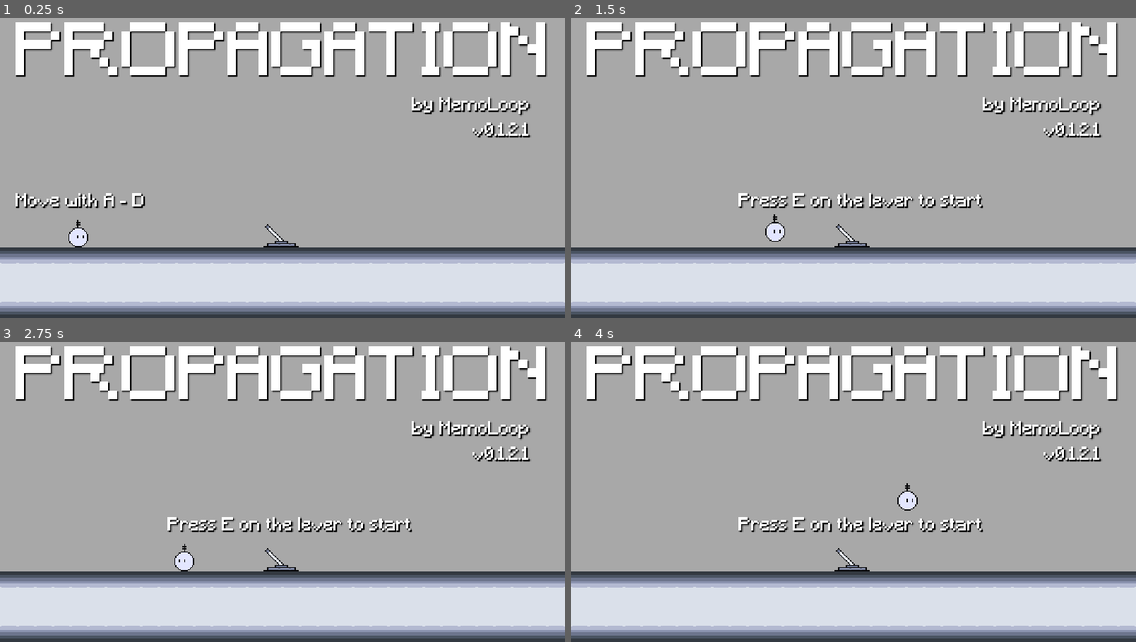
Above: before the commit, frames 1-4 (two rows, left to right).
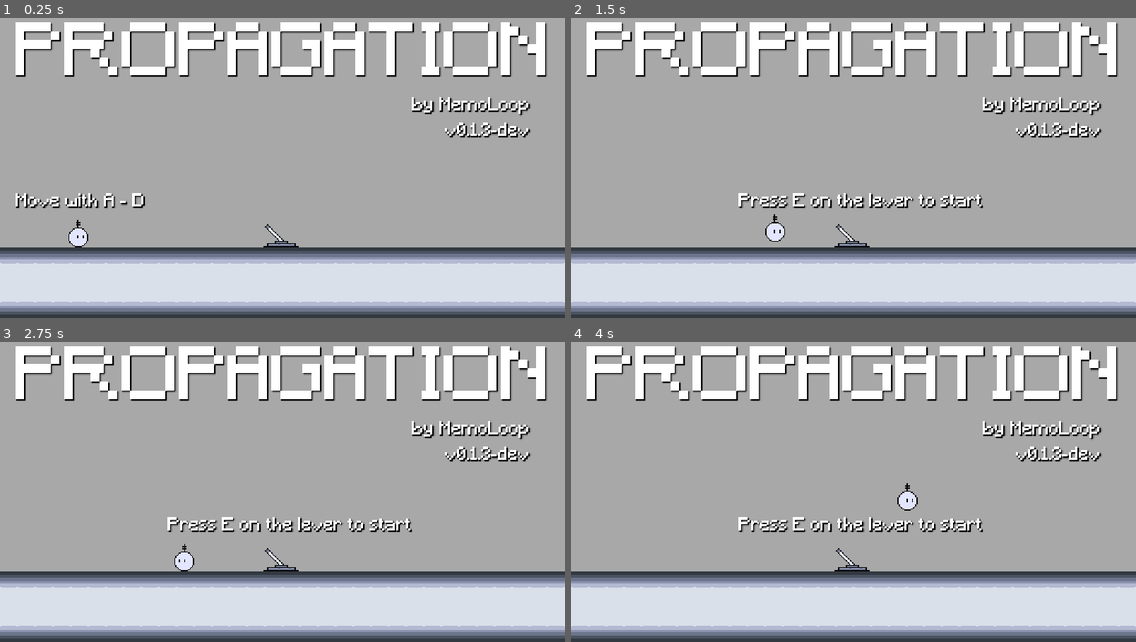
Above: after the commit, the same moments.

Repository: memoloop/ld-59
Game: Godot game, scene res://scenes/title_screen/title_screen.tscn
Two runs of this game, one before a commit and one after it. Both use one fixed random seed, a clock stepped at 60 frames per second and the inputs below.
Inputs:
- Up to frame 1 (0.25 s): no input
- Up to frame 2 (1.5 s): tap Enter at 0.5 s; hold Q (emit_signal) 0.53-1.28 s; hold D (move_right) from 0.53 s (still down); tap Space (jump) at 0.77 s; tap E (interact) at 1.25, 1.35 s
- Up to frame 3 (2.75 s): tap Space (jump) at 1.52 s; tap E (interact) at 2 s; release D (move_right) at 2.03 s; hold A (move_left) from 2.03 s (still down); hold Q (emit_signal) from 2.03 s (still down)
- Up to frame 4 (4 s): tap E (interact) at 2.75, 2.85, 3.5 s; release A (move_left) at 2.78 s; release Q (emit_signal) at 2.78 s; hold D (move_right) from 2.78 s (still down); tap Space (jump) at 3.02, 3.77 s; hold Q (emit_signal) from 3.53 s (still down)

The runs differ from the first frame. In frame 1, 0.5% of the frame differs, in the area x 78-94%, y 34-40%; in frame 2, 0.5%; in frame 3, 0.5%; in frame 4, 0.5%.

Commit message:
feat player die if stuck in the wall

Diff:
--- a/entities/wall/wall.gd
+++ b/entities/wall/wall.gd
@@ -10,9 +10,9 @@
 var raised_position_coord: float
 @export var movement: Movement = Movement.VERTICAL
 
+@onready var death_zone: DeathZone = $DeathZone
+
 var property_to_change: NodePath
-
-var is_open: bool = false
 
 var tween: Tween
 
@@ -35,7 +35,10 @@
 		tween.kill()
 	tween = create_tween()
 
-	if active:
+	if active: # Open the wall
+		death_zone.get_collision_shape().set_deferred("disabled", true)
 		tween.tween_property(self, property_to_change, raised_position_coord, 3.0)
-	else:
+	else: # Close the wall
 		tween.tween_property(self, property_to_change, start_position_coord, 3.0)
+		await tween.finished
+		death_zone.get_collision_shape().set_deferred("disabled", false)
--- a/entities/wall/wall.tscn
+++ b/entities/wall/wall.tscn
@@ -2,9 +2,12 @@
 
 [ext_resource type="Script" uid="uid://l6pq2r6wnek7" path="res://entities/wall/wall.gd" id="1_2jwxi"]
 [ext_resource type="Texture2D" uid="uid://drpdad65dbdux" path="res://assets/images/wall.png" id="1_ndby4"]
+[ext_resource type="Script" uid="uid://ddex005pxcfs2" path="res://scripts/death_zone.gd" id="3_0n2nn"]
 
 [sub_resource type="RectangleShape2D" id="RectangleShape2D_ndby4"]
 size = Vector2(32, 64)
+
+[sub_resource type="RectangleShape2D" id="RectangleShape2D_0xaov"]
 
 [node name="Wall" type="AnimatableBody2D" unique_id=26372109]
 z_index = -1
@@ -17,3 +20,11 @@
 [node name="CollisionShape2D" type="CollisionShape2D" parent="." unique_id=1210070679]
 position = Vector2(0, -32)
 shape = SubResource("RectangleShape2D_ndby4")
+
+[node name="DeathZone" type="Area2D" parent="." unique_id=1755738554]
+script = ExtResource("3_0n2nn")
+metadata/_custom_type_script = "uid://ddex005pxcfs2"
+
+[node name="CollisionShape2D" type="CollisionShape2D" parent="DeathZone" unique_id=1270784991]
+shape = SubResource("RectangleShape2D_0xaov")
+disabled = true
--- a/project.godot
+++ b/project.godot
@@ -11,7 +11,7 @@
 [application]
 
 config/name="Propagation"
-config/version="0.1.2.1"
+config/version="0.1.3-dev"
 run/main_scene="uid://bt1j3uvqp3xai"
 config/features=PackedStringArray("4.6", "GL Compatibility")
 boot_splash/show_image=false
@@ -20,6 +20,7 @@
 [autoload]
 
 StateMachine="*uid://fbqyi23f0iya"
+Debug="*uid://i4ajxkfjaw7s"
 
 [display]
 
--- a/scenes/title_screen/title_screen.gd
+++ b/scenes/title_screen/title_screen.gd
@@ -13,4 +13,4 @@
 	get_tree().change_scene_to_file("res://scenes/game/game.tscn")
 
 func _ready():
-	version_label.text = "v" + ProjectSettings.get_setting("application/config/version")
+	version_label.text = "v" + Utils.get_version()
--- /dev/null
+++ b/scripts/Debug.gd
@@ -0,0 +1,8 @@
+extends Node
+# Autoload
+
+func _ready() -> void:
+    # If the version is in development, mute all audio
+    # I like listening music when I code...
+    if Utils.get_version().contains("-dev"):
+        AudioServer.set_bus_mute(0, true)
--- a/scripts/Utils.gd
+++ b/scripts/Utils.gd
@@ -32,3 +32,6 @@
 		get_children_from_type(child, type)
 
 	return temp_out
+
+static func get_version() -> String:
+	return ProjectSettings.get_setting("application/config/version")
--- a/scripts/death_zone.gd
+++ b/scripts/death_zone.gd
@@ -4,9 +4,17 @@
 signal game_over
 
 func _ready():
-    body_entered.connect(_on_body_entered)
+	body_entered.connect(_on_body_entered)
 
 func _on_body_entered(body):
-    if body is Player:
-        body.anim_sprite.play("death")
-        game_over.emit()
+	if body is Player:
+		body.anim_sprite.play("death")
+		game_over.emit()
+
+func get_collision_shape() -> CollisionShape2D:
+	Utils.temp_out = []
+	var collision_shapes := Utils.get_children_from_type(self, CollisionShape2D)
+	if not collision_shapes.is_empty():
+		return collision_shapes[0]
+
+	return null
Not shown, changed: TODO.txt
Not shown, added: scripts/Debug.gd.uid
Not shown, changed: CHANGELOG.md
